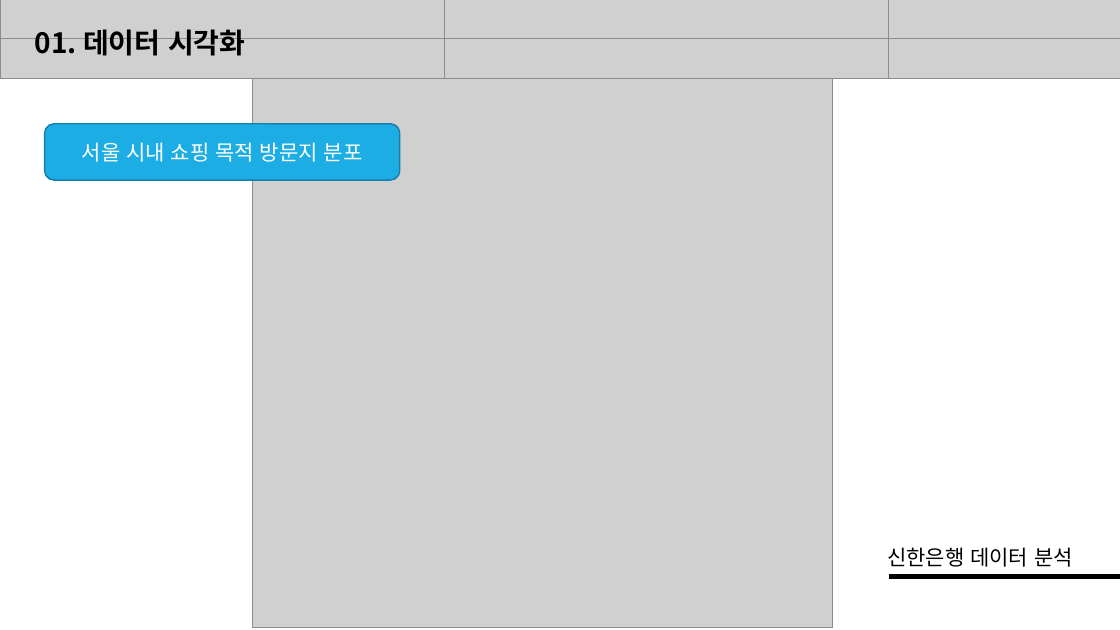
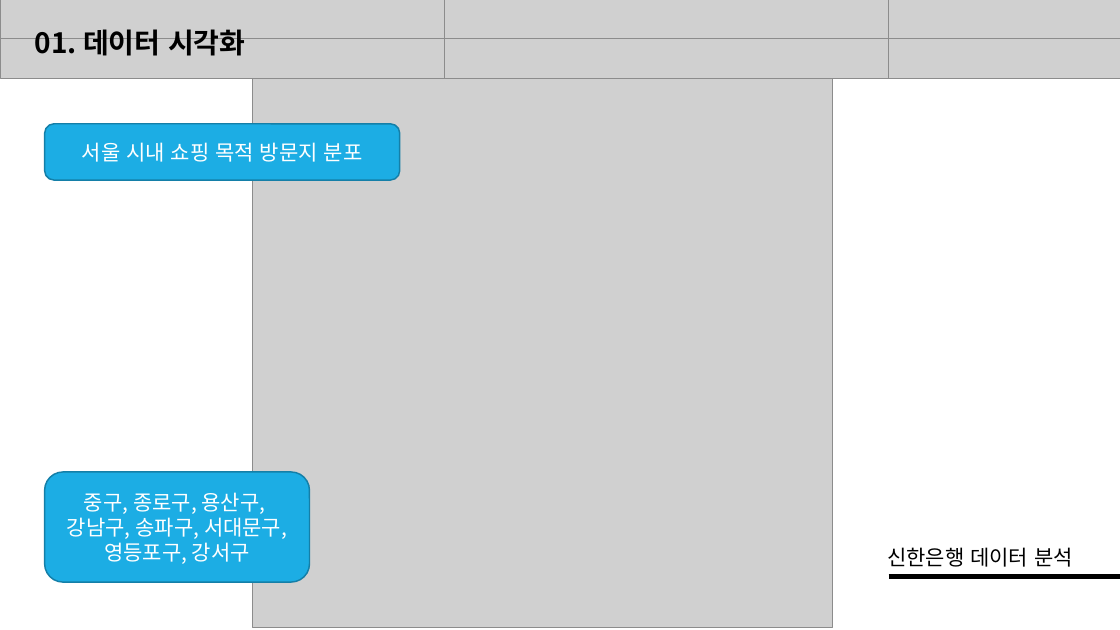
Before and after one commit to telecaster15/tourbigdata, a slide deck: slide 9 of ppt/무슬림 관광 활성화 방안.pptx. Drawn at 1120x630 pixels with LibreOffice and Linux fonts; fonts in the diff are those of the drawing; grey boxes stand for pictures. Boxes give left, top, right and bottom in pixels: in the first picture for what was removed or moved away, otherwise in the second. Text is boxed around its words. In the diff, an @@ line names an element or a change of style, - is before the commit and + after.

```diff
--- a/ppt/무슬림 관광 활성화 방안.pptx
+++ b/ppt/무슬림 관광 활성화 방안.pptx
@@ rounded rectangle added at <box>45,472,309,582</box>, fill #1CADE4, outline #1580A9 1.25 pt, 18 pt, text #FFFFFF @@
+중구, 종로구, 용산구,
+강남구, 송파구, 서대문구, 영등포구, 강서구
```
Also in this commit, not shown: 4 other slides changed, 2 slides added.
